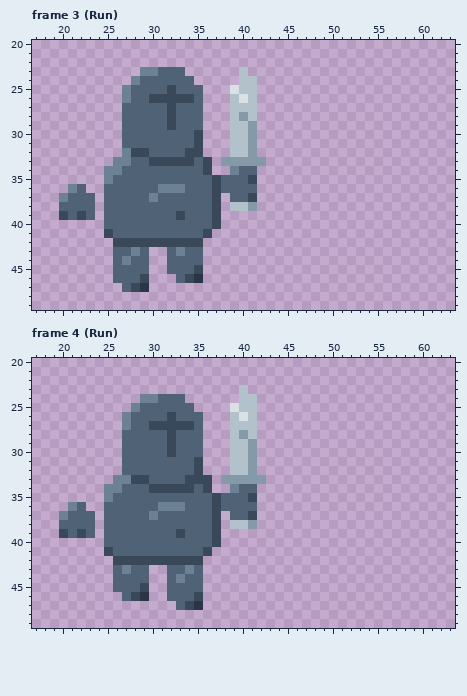
Two states of a pixel-art file, assets/Art/Knight1.aseprite. The picture above is the old version.
64x64 pixels, 10 frames. Shown: frame 3 (Run): x 17..63, y 20..49; frame 4 (Run): x 17..63, y 20..49. The commit also changed other frames, which this record leaves out.
After the commit:
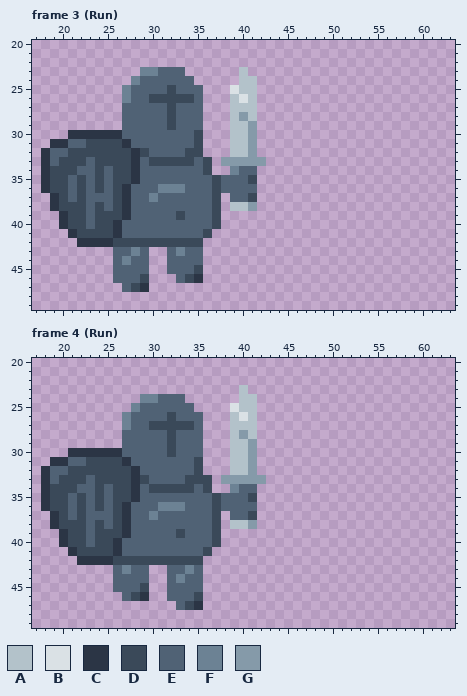
Palette (. is transparent): A #b3c2ca  B #dae1e5  C #2b3545  D #3a4959  E #506275  F #6c8294  G #859aa9
Change:
--- frame 3 (Run), layer "fist"
@@ x 17..30 @@
 29 ..........EEEE
-30 ..........EEEE
-31 ..........EEEE
-32 ..........FDDE
-33 .........FFEED
-34 ........FFEEEE
-35 ........FEEEEE
-36 ....FE..EEEEEE
-37 ...FEEE.EEEEEF
-38 ...EEEE.EEEEEE
-39 ...DEDE.EEEEEE
-40 ........EEEEEE
-41 ........DEEEEE
-42 .........DDDDD
+30 ....CCCCCCEEEE
+31 ..CCEEDDDDCEEE
+32 .CEEDDDDDDDCDE
+33 .CEDDDEDDDDCED
+34 .CDDDEEDEDDCEE
+35 .CDDEDEDEDDCEE
+36 .CDDEDEDEDCEEE
+37 ..CDEDEEEDCEEF
+38 ..CDDDEDEDCEEE
+39 ...CDDEDDDCEEE
+40 ...CDDEDDCEEEE
+41 ....CDDDDCEEEE
+42 .....CCCCDDDDD
 43 .........EEFE.
--- frame 4 (Run), layer "fist"
@@ x 17..30 @@
 29 ..........EEEE
-30 ..........EEEE
-31 ..........EEEE
-32 ..........EEEE
-33 .........FFDDE
-34 ........FFEEED
-35 ........FEEEEE
-36 ....FE..EEEEEE
-37 ...FEEE.EEEEEF
-38 ...EEEE.EEEEEE
-39 ...DEDE.EEEEEE
-40 ........EEEEEE
-41 ........DEEEEE
-42 .........DDDDD
+30 ....CCCCCCEEEE
+31 ..CCEEDDDDCEEE
+32 .CEEDDDDDDDCEE
+33 .CEDDDEDDDDCDE
+34 .CDDDEEDEDDCED
+35 .CDDEDEDEDDCEE
+36 .CDDEDEDEDCEEE
+37 ..CDEDEEEDCEEF
+38 ..CDDDEDEDCEEE
+39 ...CDDEDDDCEEE
+40 ...CDDEDDCEEEE
+41 ....CDDDDCEEEE
+42 .....CCCCDDDDD
 43 .........EFEE.
Changed places in both pictures, as pixel boxes (x1, y1, x2, y2):
changed: (41, 130, 140, 247)
changed: (41, 448, 140, 565)
